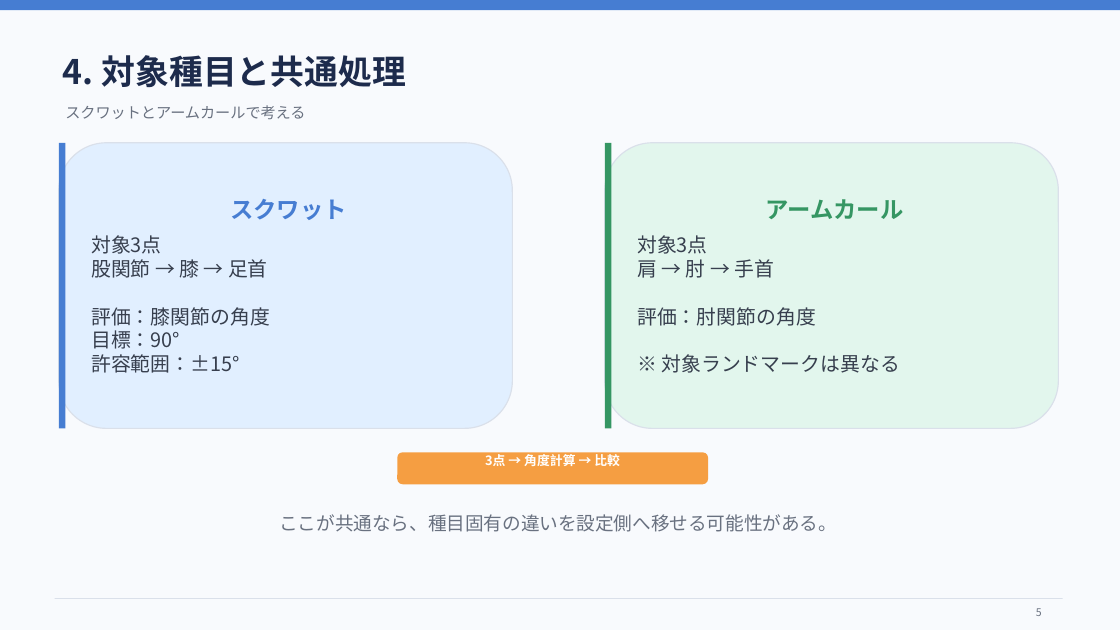
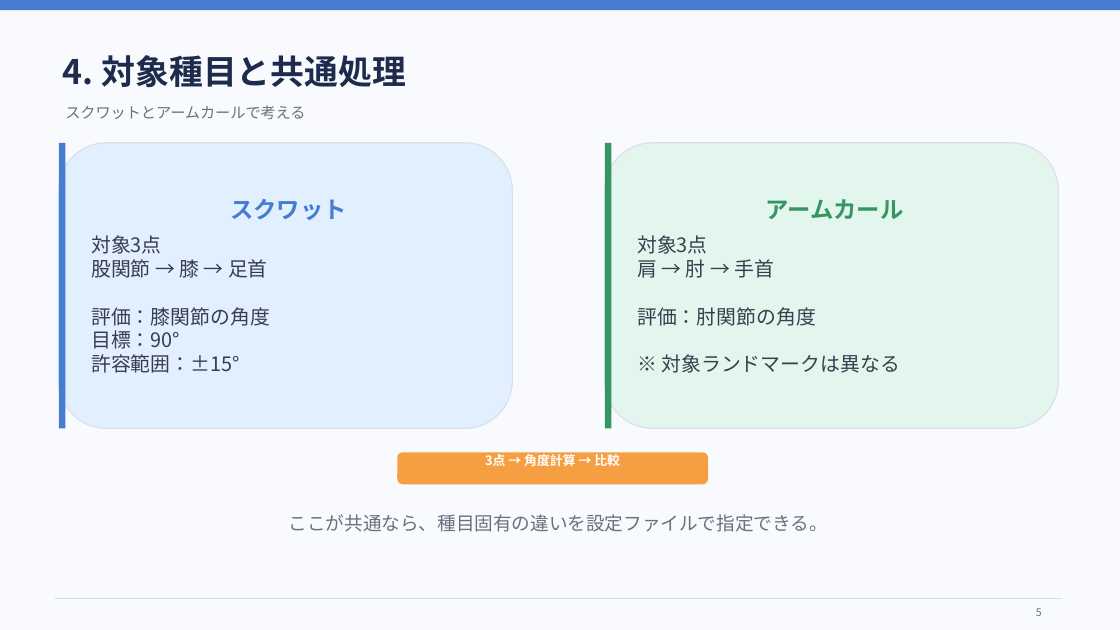
Before and after one commit to miyazawa-lab/syoudai-kenkyuusitu, a slide deck: slide 5 of matome/中間発表修正.pptx. Drawn at 1120x630 pixels with LibreOffice and Linux fonts; fonts in the diff are those of the drawing. Boxes give left, top, right and bottom in pixels: in the first picture for what was removed or moved away, otherwise in the second. Text is boxed around its words. In the diff, an @@ line names an element or a change of style, - is before the commit and + after.

```diff
--- a/matome/中間発表修正.pptx
+++ b/matome/中間発表修正.pptx
@@ text at box(289, 514, 828, 532): text changed @@
-ここが共通なら、種目固有の違いを設定側へ移せる可能性がある。
+ここが共通なら、種目固有の違いを設定ファイルで指定できる。
```
Also in this commit, not shown: 4 other slides changed, 3 other files.
